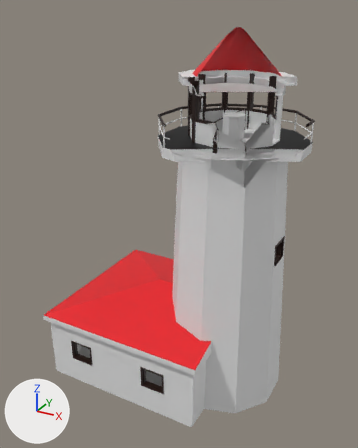
The Blender file Assets/Antonio/Lighthouse.blend, before and after one commit.
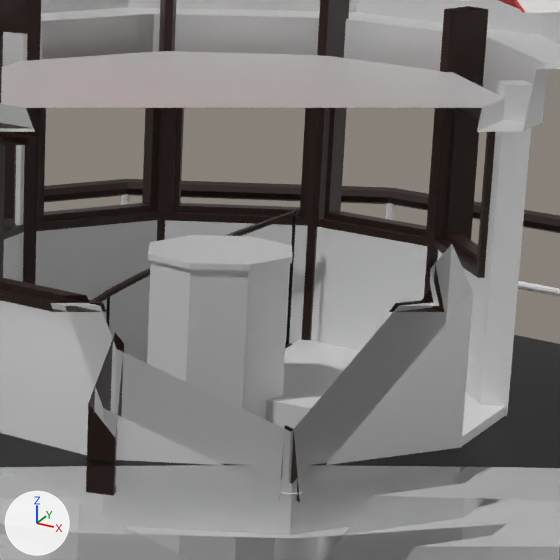
Each version is shown whole from a camera (50 mm lens) standing at (5.54, -13.36, 11.98) and looking at (-1.58, -0.42, 5.51), then close up on the part from 56% to 80% of the width and 17% to 37% of the height. Arrows for +X, +Y and +Z are at lower left; the lights stay in place. Everything nearer to the camera than a plane just in front of the edit is cut away.
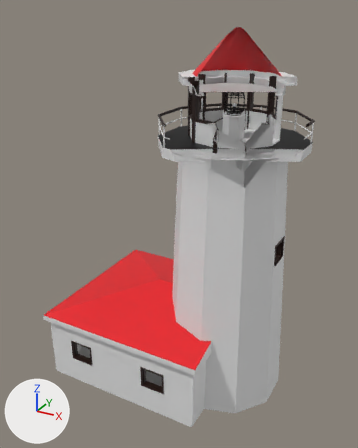
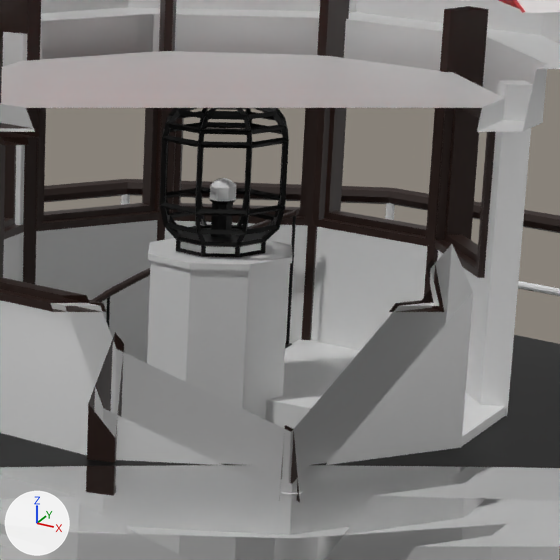
Patch to the scene script:
```diff
--- a/Assets/Antonio/Lighthouse.blend.py
+++ b/Assets/Antonio/Lighthouse.blend.py
@@ me_circle_005 @@
 # used by ob_circle_001; location = (0.0, 0.0, 0.0)
-me_circle_005.from_pydata(...)  # 41 vertices, 40 faces; spans x -0.35..0.35, y -0.35..0.35, z -0.6..9.12
+me_circle_005.from_pydata(...)  # 57 vertices, 48 faces; spans x -0.35..0.35, y -0.35..0.35, z -0.6..9.19
+# me_circle_005 part 1: a new loose piece of 16 vertices spanning x -0.21..0.21, y -0.21..0.21, z 9.13..9.19, in mat_wall (white #e7e7e7)
 me_circle_005.materials.append(mat_wall)
@@ me_circle_007 @@
+me_circle_007.from_pydata(...)  # 64 vertices, 57 faces; spans x -0.207..0.207, y -0.207..0.207, z 9.188..9.444
+# faces by material slot: [24, 33]
+me_circle_007.materials.append(mat_dark_metal)  # black #262626
+me_circle_007.materials.append(mat_wall)  # white #e7e7e7
@@ me_circle_001 @@
+me_circle_001.from_pydata(...)  # 72 vertices, 65 faces; spans x -0.292..0.292, y -0.292..0.292, z 9.13..9.794
+me_circle_001.materials.append(mat_dark_metal)  # black #262626
@@ ob_light_bolb @@
+ob_light_bolb = bpy.data.objects.new('Light_bolb', me_circle_007)
+ob_light_bolb.location = (0.0, 0.0, 0.0)
@@ ob_light_wireframe @@
+ob_light_wireframe = bpy.data.objects.new('Light_Wireframe', me_circle_001)
+ob_light_wireframe.location = (0.0, 0.0, 0.0)
+_m = ob_light_wireframe.modifiers.new('Wireframe', 'WIREFRAME')
+_m.thickness = 0.027
```

Boxes [x1, y1, x2, y2] around the edits, measured in the close-ups (560 x 560 px):
'Circle.001', reshaped
    before: [141, 235, 293, 560]
    after: [141, 238, 293, 560]
'Light_Wireframe', added (black)
    after: [160, 108, 289, 257]
'Light_bolb', added
    after: [181, 178, 261, 242]
    faces in mat_dark_metal (black #262626): [181, 200, 261, 242]
    faces in mat_wall (white #e7e7e7): [209, 178, 237, 201]
part 1 of me_circle_005, added
    after: [180, 242, 261, 254]
